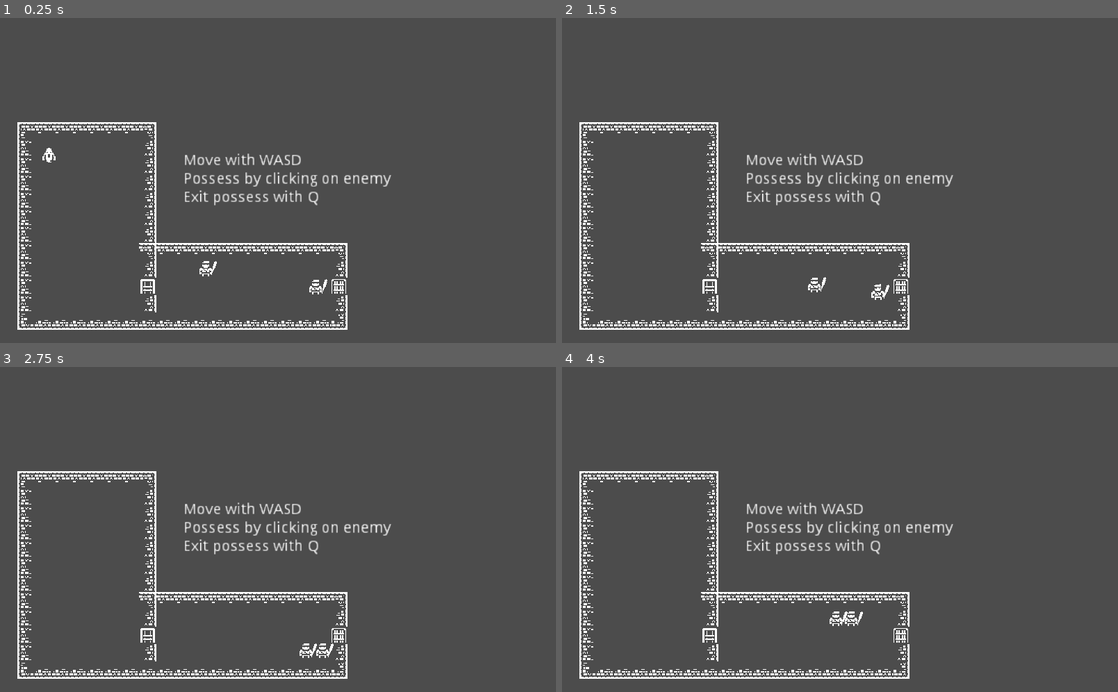
Above: before the commit, frames 1-4 (two rows, left to right).
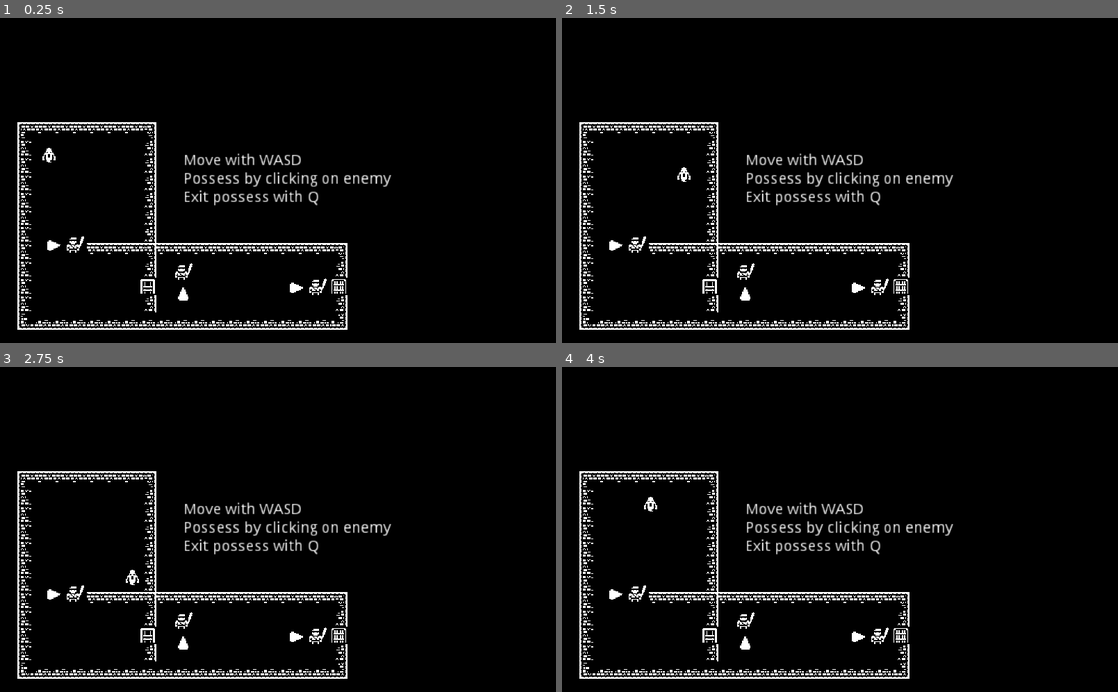
Above: after the commit, the same moments.

Repository: skarnl/miziziz-game-jam-2020
Game: Godot game, scene res://screens/splash.tscn
Two runs of this game, one before a commit and one after it. Both use one fixed random seed, a clock stepped at 60 frames per second and the inputs below.
Inputs (mouse positions are in pixels of both pictures, inside the frame that each line leads up to):
- Up to frame 1 (0.25 s): no input
- Up to frame 2 (1.5 s): tap Enter at 0.5 s; move the mouse to (767, 268) at 0.52 s; hold Right (ui_right) 0.53-1.28 s; hold Space (attack) 0.53-1.28 s; click (767, 268) at 0.67 s; tap E (possess) at 0.8, 1.35 s; move the mouse to (878, 287) at 1.27 s; hold Down (ui_down) from 1.28 s (still down); click (878, 287) at 1.42 s
- Up to frame 3 (2.75 s): tap Space (attack) at 1.55 s; move the mouse to (333, 458) at 2.02 s; release Down (ui_down) at 2.03 s; hold Right (ui_right) from 2.03 s (still down); hold Space (attack) from 2.03 s (still down); click (333, 458) at 2.17 s; tap E (possess) at 2.3 s
- Up to frame 4 (4 s): move the mouse to (812, 594) at 2.77 s; release Right (ui_right) at 2.78 s; release Space (attack) at 2.78 s; hold Up (ui_up) 2.78-3.53 s; tap E (possess) at 2.85, 3.8 s; click (812, 594) at 2.92 s; tap Space (attack) at 3.05 s; move the mouse to (1006, 578) at 3.52 s; hold Left (ui_left) from 3.53 s (still down); hold Space (attack) from 3.53 s (still down); click (1006, 578) at 3.67 s

The runs differ from the first frame. In frame 1, 97% of the frame differs, in the area x 0-100%, y 0-100%; in frame 2, 97%; in frame 3, 97%; in frame 4, 97%.

Commit message:
Change possession to proximity

Diff:
--- a/entities/enemies/human/human.gd
+++ b/entities/enemies/human/human.gd
@@ -1,26 +1,68 @@
 extends KinematicBody2D
 
-signal clicked
+signal possessed
+signal hit
 
 var possessed = false setget set_possessed
 var velocity: Vector2 = Vector2.ZERO
 var MAX_SPEED = 70
+enum DIRECTIONS { right, down, left, up }
+var look_directions = {
+	DIRECTIONS.right: 0,
+	DIRECTIONS.down: 90,
+	DIRECTIONS.left: 180,
+	DIRECTIONS.up: 270,
+}
+var player_nearby = false
+
+export(DIRECTIONS) var current_look_direction =  DIRECTIONS.right
 
 func _ready():
+	$hint.hide()
+
 	set_process(false)
-	$Timer.connect('timeout', self, '_on_Timer_timeout')
+	set_process_unhandled_input(false)
 
-func _on_Timer_timeout():
-#	move()
-	pass
+	set_look_direction()
+	set_player_detection()
+
+
+func set_look_direction():
+	$Rotation.rotation_degrees = look_directions[current_look_direction]
+
+
+func set_player_detection():
+	$PlayerInteractionArea2D.connect('body_entered', self, '_on_Player_nearby')
+	$PlayerInteractionArea2D.connect('body_exited', self, '_on_Player_away')
+
+
+func _on_Player_nearby(body):
+	if body.is_in_group('player'):
+
+		$hint.show()
+		player_nearby = true
+		set_process_unhandled_input(true)
+
+
+func _on_Player_away(body):
+	if body.is_in_group('player'):
+
+		$hint.hide()
+		player_nearby = false
+		set_process_unhandled_input(false)
+
+
+func _unhandled_input(event):
+	if player_nearby and event is InputEventKey:
+		if event.is_action_pressed('attack'):
+			emit_signal('hit')
+		elif event.is_action_pressed('possess'):
+			emit_signal('possessed')
+
 
 func move(towards:Vector2):
 	position += towards
 
-func _on_Human_input_event(viewport, event, shape_idx):
-
-	if event is InputEventMouseButton:
-		emit_signal('clicked')
 
 func set_possessed(new_value):
 	possessed = new_value
--- a/entities/enemies/human/human.tscn
+++ b/entities/enemies/human/human.tscn
@@ -22,17 +22,65 @@
 "values": [ 0.0, -3.1, 3.1, -3.1, 3.1, 0.0 ]
 }
 
+[sub_resource type="CircleShape2D" id=4]
+radius = 22.6421
+
+[sub_resource type="RayShape2D" id=3]
+
 [node name="Human" type="KinematicBody2D" groups=[
 "enemies",
 ]]
-input_pickable = true
 collision_layer = 2
-collision_mask = 30
+collision_mask = 27
 script = ExtResource( 2 )
 
 [node name="CollisionShape2D" type="CollisionShape2D" parent="."]
 position = Vector2( -0.891899, 0.297302 )
 shape = SubResource( 1 )
+
+[node name="Timer" type="Timer" parent="."]
+wait_time = 3.013
+
+[node name="AnimationPlayer" type="AnimationPlayer" parent="."]
+anims/possessed = SubResource( 2 )
+
+[node name="PlayerInteractionArea2D" type="Area2D" parent="."]
+input_pickable = false
+collision_layer = 2
+collision_mask = 4
+
+[node name="CollisionShape2D" type="CollisionShape2D" parent="PlayerInteractionArea2D"]
+shape = SubResource( 4 )
+
+[node name="Rotation" type="Node2D" parent="."]
+
+[node name="VisionCone" type="Sprite" parent="Rotation"]
+position = Vector2( 18.25, 0 )
+rotation = -1.5708
+texture = ExtResource( 1 )
+region_enabled = true
+region_rect = Rect2( 1, 16, 13, 14 )
+
+[node name="PlayerDetectionArea2D" type="Area2D" parent="Rotation"]
+collision_layer = 2
+collision_mask = 4
+
+[node name="CollisionShape2D" type="CollisionShape2D" parent="Rotation/PlayerDetectionArea2D"]
+rotation = -1.5708
+scale = Vector2( 1, 1.132 )
+shape = SubResource( 3 )
+
+[node name="hint" type="Label" parent="."]
+margin_left = -37.0695
+margin_top = -42.5175
+margin_right = 42.9305
+margin_bottom = -11.5175
+text = "E to possess
+F to fight"
+align = 1
+__meta__ = {
+"_edit_use_anchors_": false
+}
 
 [node name="Sprite" type="Sprite" parent="."]
 position = Vector2( -0.5, 0 )
@@ -41,15 +89,9 @@
 region_rect = Rect2( 510.899, 153.318, 15.4074, 15.6708 )
 
 [node name="WeaponSprite" type="Sprite" parent="."]
-position = Vector2( 7.20278, -0.297302 )
+position = Vector2( 6.96016, -1.63176 )
 rotation = -0.454721
 scale = Vector2( 0.7, 0.7 )
 texture = ExtResource( 1 )
 region_enabled = true
 region_rect = Rect2( 544.851, 34.6967, 15.4074, 16.5926 )
-
-[node name="Timer" type="Timer" parent="."]
-
-[node name="AnimationPlayer" type="AnimationPlayer" parent="."]
-anims/possessed = SubResource( 2 )
-[connection signal="input_event" from="." to="." method="_on_Human_input_event"]
--- a/entities/ghost/ghost.tscn
+++ b/entities/ghost/ghost.tscn
@@ -2,7 +2,6 @@
 
 [ext_resource path="res://assets/images/monochrome_transparent.png" type="Texture" id=1]
 [ext_resource path="res://entities/ghost/ghost.gd" type="Script" id=2]
-
 
 [sub_resource type="CapsuleShape2D" id=1]
 radius = 5.99349
@@ -23,7 +22,9 @@
 "values": [ Color( 1, 1, 1, 0 ), Color( 1, 1, 1, 1 ) ]
 }
 
-[node name="Ghost" type="KinematicBody2D"]
+[node name="Ghost" type="KinematicBody2D" groups=[
+"player",
+]]
 collision_mask = 20
 script = ExtResource( 2 )
 
--- a/project.godot
+++ b/project.godot
@@ -74,13 +74,14 @@
 
 [layer_names]
 
-2d_physics/layer_1="player"
+2d_physics/layer_1="walls"
 2d_physics/layer_2="enemies"
-2d_physics/layer_3="walls"
+2d_physics/layer_3="player"
 2d_physics/layer_4="doors"
 2d_physics/layer_5="props"
 
 [rendering]
 
 quality/2d/use_pixel_snap=true
+environment/default_clear_color=Color( 0, 0, 0, 1 )
 environment/default_environment="res://default_env.tres"
--- a/screens/game/game.gd
+++ b/screens/game/game.gd
@@ -9,25 +9,33 @@
 	var enemies = get_tree().get_nodes_in_group('enemies')
 
 	for enemy in enemies:
-		enemy.connect('clicked', self, '_on_Enemy_clicked', [enemy])
+		enemy.connect('possessed', self, '_on_Enemy_possessed', [enemy])
+		enemy.connect('hit', self, '_on_Enemy_hit', [enemy])
 
-func _on_Enemy_clicked(enemy):
-	# TODO move ghost into target
 
-	print("enemy clicked")
+func _on_Enemy_possessed(enemy):
+	start_possessing(enemy)
 
+
+func _on_Enemy_hit(enemy):
+	pass
+
+
+func _unhandled_input(event):
+	if event is InputEventKey:
+		if event.is_action_pressed('exit_possess') and possessed:
+			stop_possessing()
+
+
+func start_possessing(enemy):
 	ghost.possess_start(enemy.position)
-
-	# TODO check if there is already someone possessed
-	# TODO this isn't possible, you can only possess when you are ghost
-
 	possessedEnemy = enemy
 	enemy.possessed = true
 	possessed = true
 
-func _unhandled_input(event):
-	if event is InputEventKey and event.is_action_pressed('exit_possess') and possessed:
-		possessed = false
-		possessedEnemy.possessed = false
-		possessedEnemy = null
-		ghost.possess_end()
+
+func stop_possessing():
+	possessed = false
+	possessedEnemy.possessed = false
+	possessedEnemy = null
+	ghost.possess_end()
--- a/screens/game/game.tscn
+++ b/screens/game/game.tscn
@@ -18,32 +18,33 @@
 collision_layer = 4
 collision_mask = 31
 format = 1
-tile_data = PoolIntArray( 262151, 2, 0, 262152, 2, 1, 262153 …(825 unchanged characters)… 3, 786451, 2, 0, 851969, 0, 65536, 851976, 0, 2, 851977, 0, 1, 851978, 0, 1, 851 …(698 unchanged characters)…
+tile_data = PoolIntArray( 262151, 2, 0, 262152, 2, 1, 262153 …(825 unchanged characters)… 3, 786451, 2, 0, 851969, 0, 65536, 851973, 0, 1, 851974, 0, 1, 851975, 0, 1, 851976, 0, 2, 851977, 0, 1, 851978, 0, 1, 851 …(698 unchanged characters)…
 
 [node name="doors" type="TileMap" parent="."]
 tile_set = ExtResource( 6 )
 cell_size = Vector2( 16, 16 )
 collision_layer = 8
-collision_mask = 30
+collision_mask = 27
 format = 1
 tile_data = PoolIntArray( 983048, 0, 0, 983059, 0, 5 )
 
 [node name="Ghost" parent="." instance=ExtResource( 1 )]
 position = Vector2( 44.9807, 126.749 )
+collision_layer = 4
+collision_mask = 17
 
 [node name="Human" parent="." instance=ExtResource( 4 )]
-visible = false
-position = Vector2( 245.139, 119.716 )
+position = Vector2( 68.5349, 210.148 )
+rotation = 0.0021113
+current_look_direction = 2
 
 [node name="Human2" parent="." instance=ExtResource( 4 )]
-position = Vector2( 190.795, 231.799 )
-
-[node name="Human3" parent="." instance=ExtResource( 4 )]
-visible = false
-position = Vector2( 347.457, 92.1197 )
+position = Vector2( 168.652, 235.352 )
+current_look_direction = 1
 
 [node name="Human4" parent="." instance=ExtResource( 4 )]
-position = Vector2( 292.264, 248.781 )
+position = Vector2( 292.264, 249.263 )
+current_look_direction = 2
 
 [node name="Label" type="Label" parent="."]
 margin_left = 168.549
Not shown: 1 places in entities/enemies/human/human.tscn that only renumber resources
